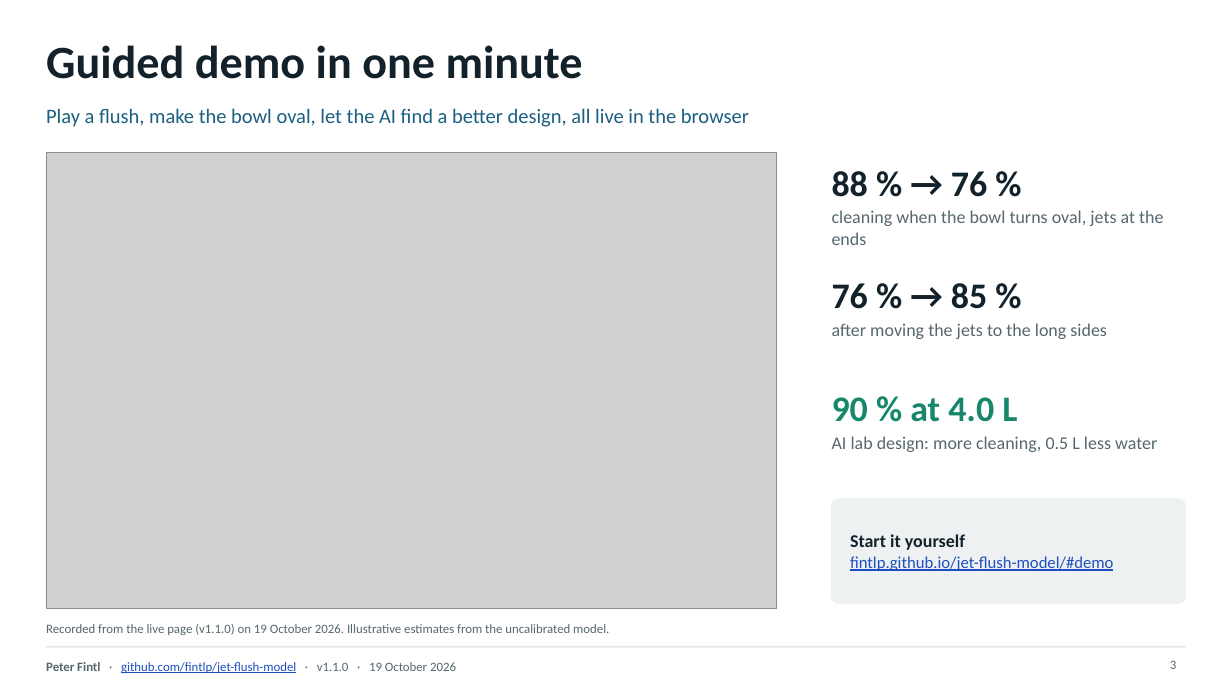
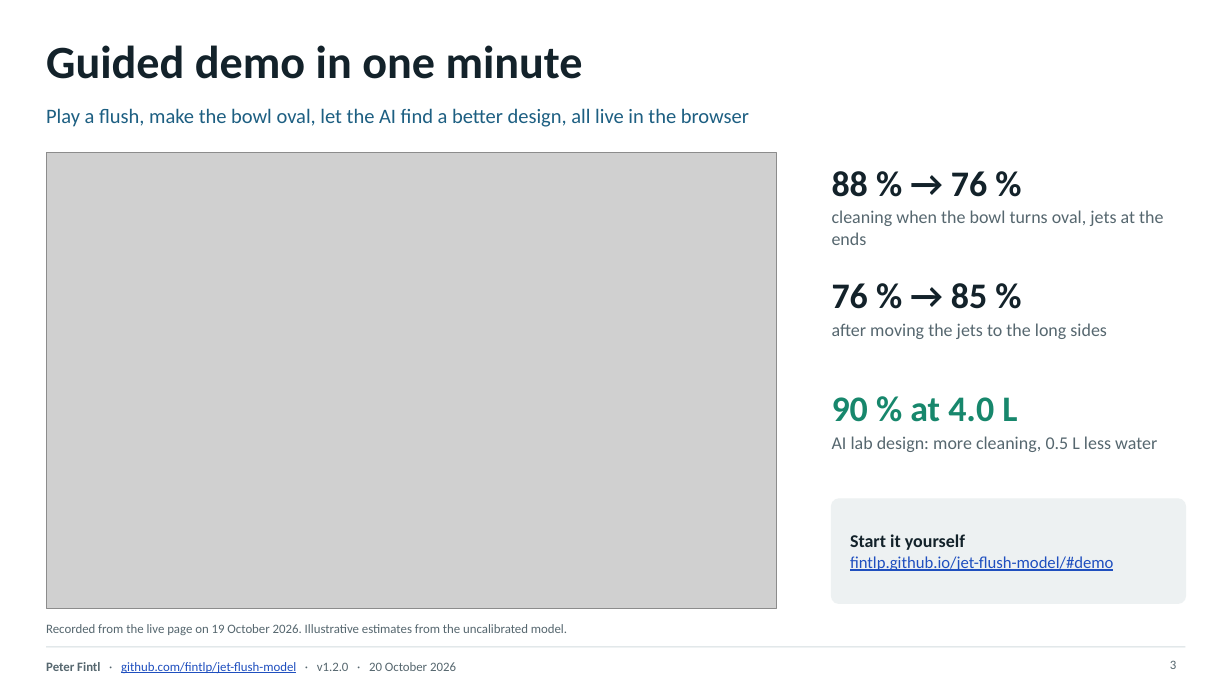
Before and after one commit to fintlp/jet-flush-model, a slide deck: slide 3 of slides/jet-flush-model.pptx. Drawn at 1232x693 pixels with LibreOffice and Linux fonts; fonts in the diff are those of the drawing; grey boxes stand for pictures. Boxes give left, top, right and bottom in pixels: in the first picture for what was removed or moved away, otherwise in the second. Text is boxed around its words. In the diff, an @@ line names an element or a change of style, - is before the commit and + after.

```diff
--- a/slides/jet-flush-model.pptx
+++ b/slides/jet-flush-model.pptx
@@ text at [46, 624, 567, 635]: text changed @@
-Recorded from the live page (v1.1.0) on 19 October 2026. Illustrative estimates from the uncalibrated model.
+Recorded from the live page on 19 October 2026. Illustrative estimates from the uncalibrated model.
@@ text at [46, 662, 456, 673]: text changed @@
-Peter Fintl · github.com/fintlp/jet-flush-model · v1.1.0 · 19 October 2026
+Peter Fintl · github.com/fintlp/jet-flush-model · v1.2.0 · 20 October 2026
```
Also in this commit, not shown: 2 other slides changed, 8 other files.
